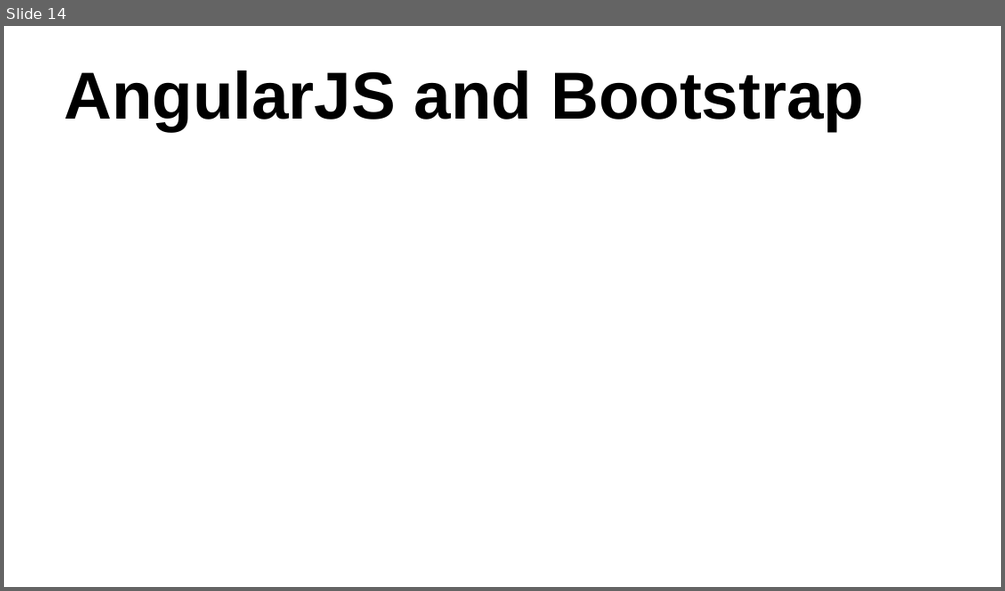
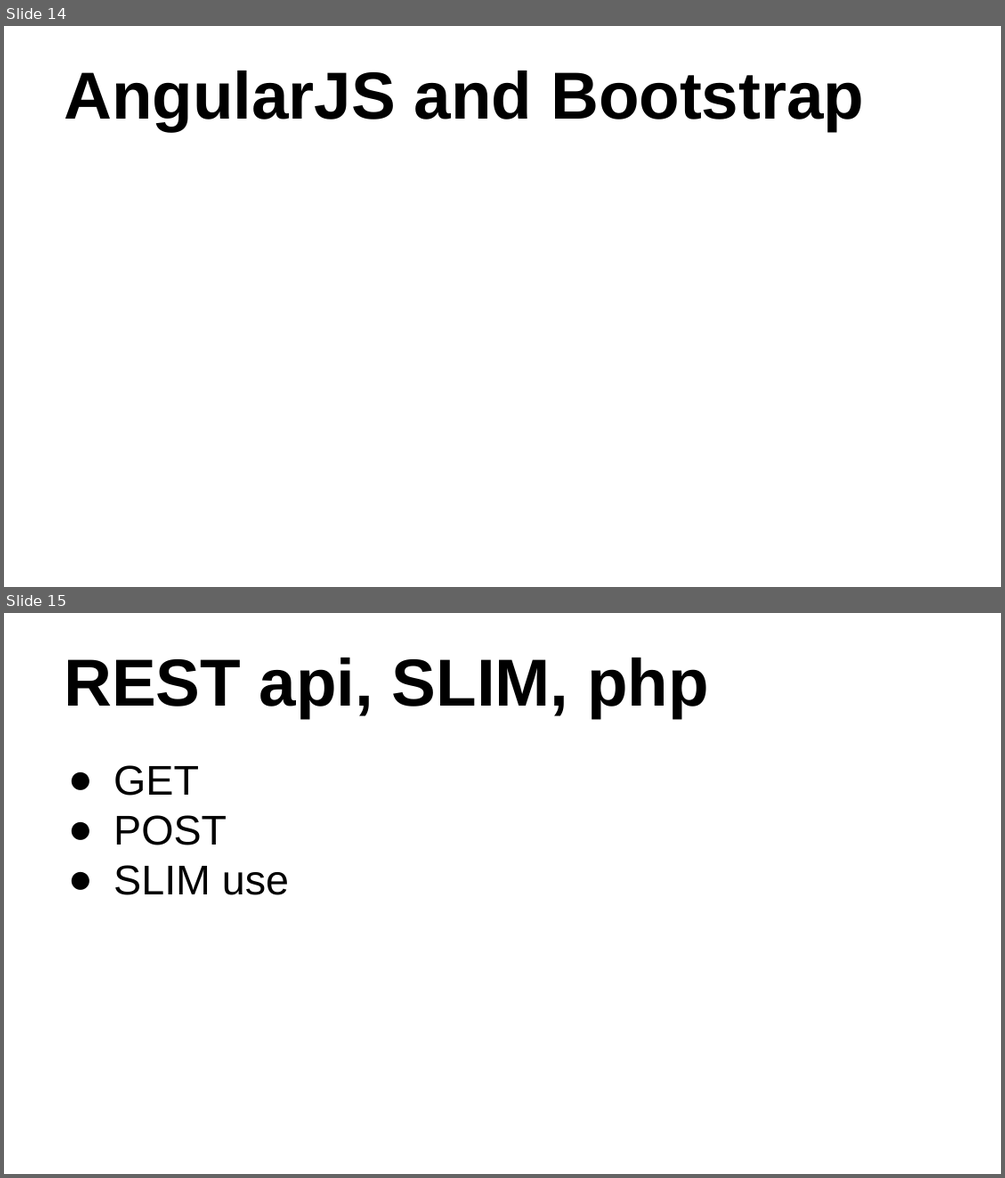
Before and after one commit to wwilhite/cop4710, a slide deck: PowerPoint/College Event Website.odp. Shown one above the other, each under a label of ours: slide 14 before the commit, slides 14 and 15 after it. The pictures are 1005x591 and 1005x1178 pixels, drawn with LibreOffice and Linux fonts; fonts in the diff are those of the drawing. Boxes give left, top, right and bottom in pixels: in the first picture for what was removed or moved away, otherwise in the second. Text is boxed around its words. In the diff, an @@ line names an element or a change of style, - is before the commit and + after.

Commit message:
power point, added slim and api

```diff
--- a/PowerPoint/College Event Website.odp
+++ b/PowerPoint/College Event Website.odp
@@ slide 15 added at (4,613,1001,1174), background #FFFFFF @@
@@ title added at (64,657,709,717), 48 pt, text #000000, bold @@
+REST api, SLIM, php
@@ text added at (113,765,289,895), 30 pt, text #000000 @@
+● GET
+● POST
+● SLIM use
```
Also in this commit, not shown: 1 slide changed, 1 slide removed.
